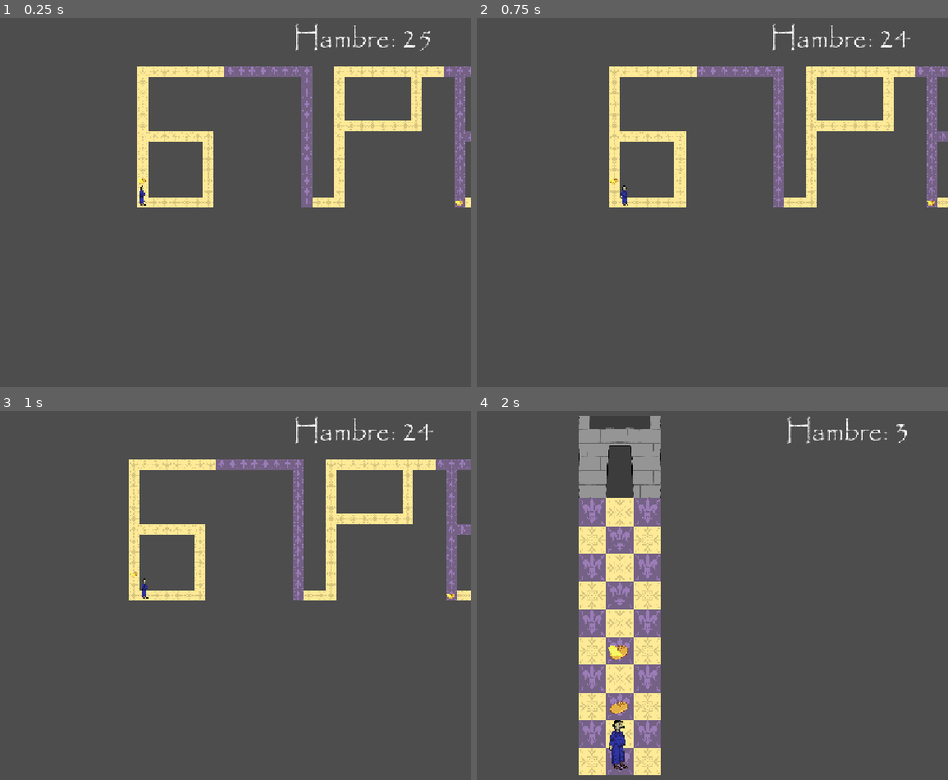
Above: before the commit, frames 1-4 (two rows, left to right).
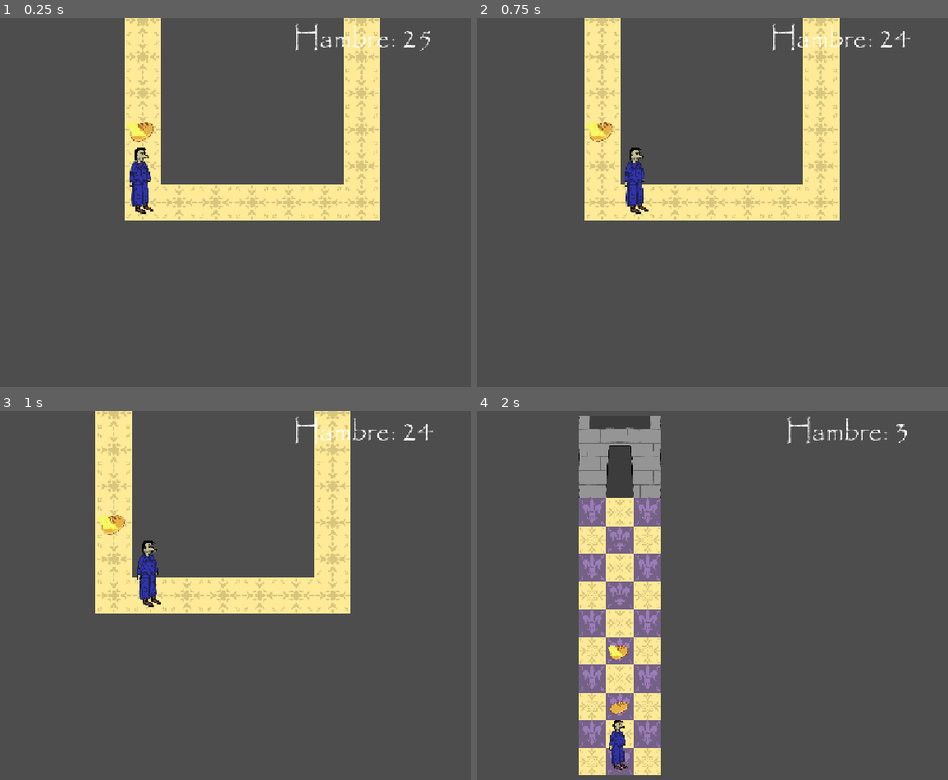
Above: after the commit, the same moments.

Repository: andresfdezc6/pan-sabe-mejor-que-llave-
Game: Godot game, scene res://Scenes/nivel_10.tscn
Same seed, same stepped clock (60 frames per second), same inputs: the game is played once before the commit and once after it. This scene is started directly instead of the project's main scene. The engine's default icon, where the game draws it, is replaced by a stand-in: a white triangle on a blue panel in a dark square.
Inputs:
- Up to frame 1 (0.25 s): no input
- Up to frame 2 (0.75 s): tap Enter (ui_accept) at 0.5 s; hold Right (right) from 0.53 s (still down); hold Space (interactuar) from 0.53 s (still down)
- Up to frame 3 (1 s): keep holding Right (right); keep holding Space (interactuar); tap Enter (ui_accept) at 0.77 s
- Up to frame 4 (2 s): release Right (right) at 1.28 s; release Space (interactuar) at 1.28 s; hold S (down) from 1.28 s (still down); tap 1 at 1.35 s; tap Enter (ui_accept) at 1.52 s

The runs differ from the first frame. In frame 1, 16% of the frame differs, in the area x 26-100%, y 0-55%; in frame 2, 15%; in frame 3, 16%, in the area x 20-100%, y 0-55%; in frame 4, nothing differs.

Commit message:
zoom corregido y sonido deslizar bajado

Diff:
--- a/Scenes/nivel_10.tscn
+++ b/Scenes/nivel_10.tscn
@@ -6,7 +6,7 @@
 [node name="nivel_base3" unique_id=275302144 instance=ExtResource("1_1vjni")]
 posicion_inicial = Vector2i(0, -2)
 hambre_inicial = 25
-zoom = 0.15
+zoom = 0.5
 lista_objetos = [[Vector2i(0, -4), 1], [Vector2i(52, -2), 1], [Vector2i(29, -2), 1]]
 
 [node name="mapa_obstaculos" parent="." index="0" unique_id=527440772]
--- a/Scenes/nivel_15.tscn
+++ b/Scenes/nivel_15.tscn
@@ -7,7 +7,7 @@
 posicion_inicial = Vector2i(-1, -7)
 hambre_inicial = 3
 locura_maxima = 30
-zoom = 0.119
+zoom = 0.7
 lista_objetos = [[Vector2i(0, -7), 4], [Vector2i(40, -7), 1], [Vector2i(61, 3), 2]]
 
 [node name="mapa_obstaculos" parent="." index="0" unique_id=527440772]
--- a/Scripts/player_controller.gd
+++ b/Scripts/player_controller.gd
@@ -54,6 +54,8 @@
 	if not sonido:
 		return
 	var player := AudioStreamPlayer.new()
+	if sonido == sonido_deslizar:
+		player.volume_db = -15.0
 	player.stream = sonido
 	add_child(player)
 	player.finished.connect(player.queue_free)
